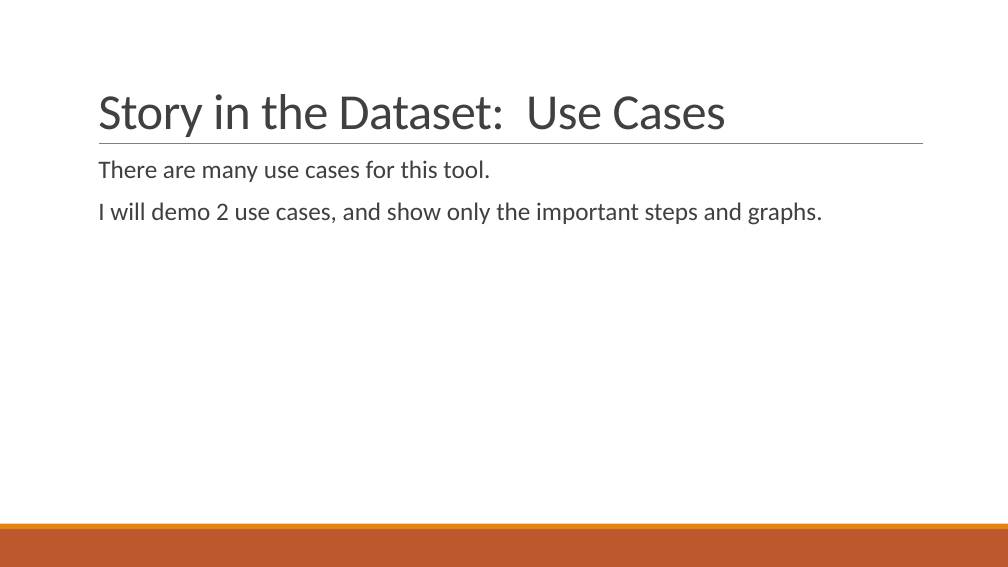
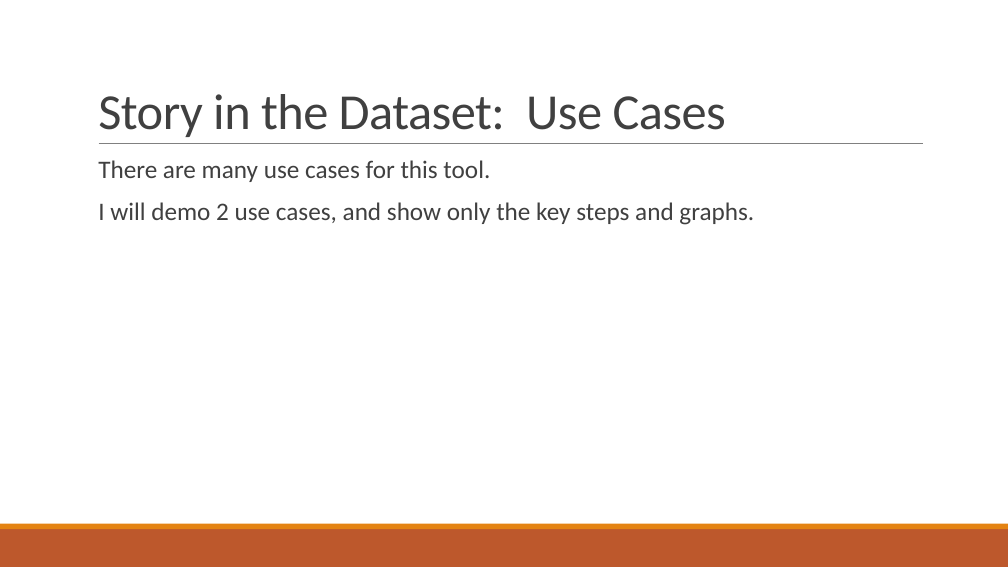
Before and after one commit to scott306lr/SpotiTracks_Visualization, a slide deck: slide 8 of Spotify Tracks Dataset.pptx. Drawn at 1008x567 pixels with LibreOffice and Linux fonts; fonts in the diff are those of the drawing. Boxes give left, top, right and bottom in pixels: in the first picture for what was removed or moved away, otherwise in the second. Text is boxed around its words. In the diff, an @@ line names an element or a change of style, - is before the commit and + after.

```diff
--- a/Spotify Tracks Dataset.pptx
+++ b/Spotify Tracks Dataset.pptx
@@ text at <box>98,202,754,225</box>: text changed @@
-  I will demo 2 use cases, and show only the important steps and graphs.
+  I will demo 2 use cases, and show only the key steps and graphs.
```
Also in this commit, not shown: 3 other slides changed, 2 other files.
